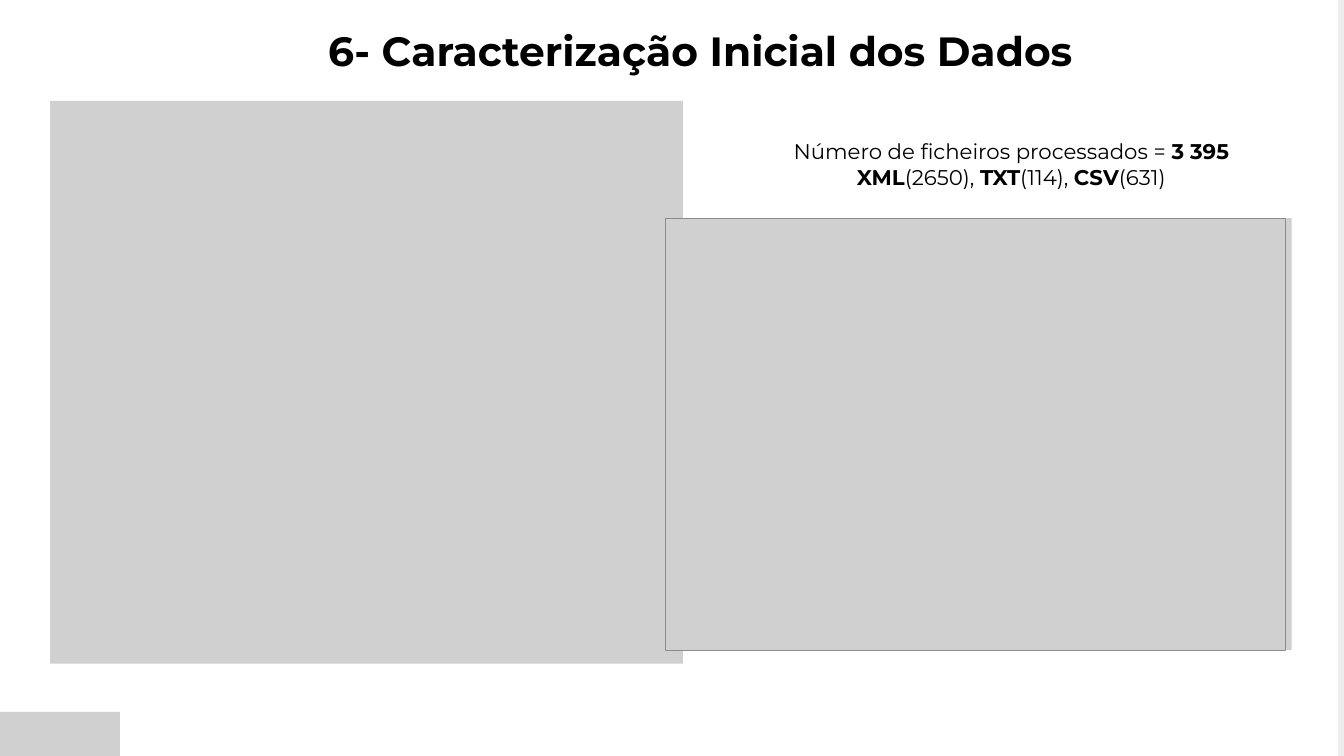
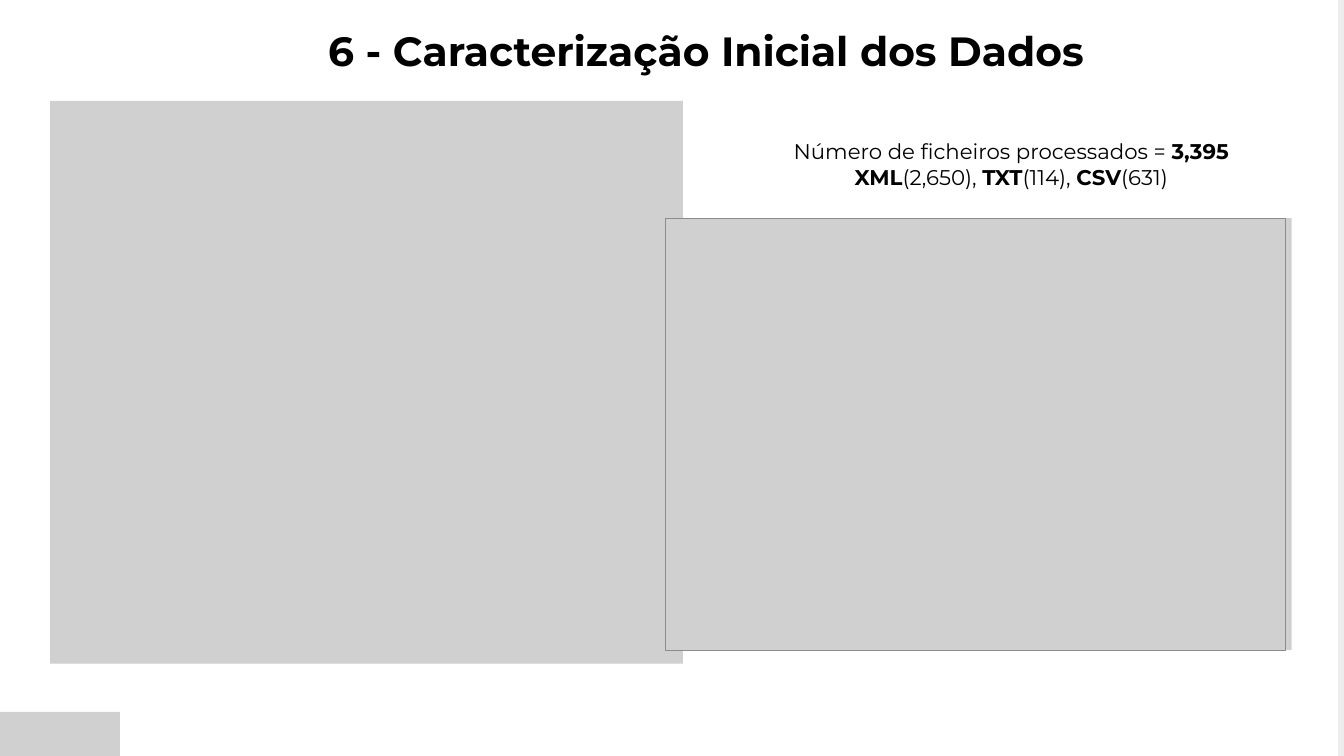
Before and after one commit to GoncaloGarranha/drug-recommender-system, a slide deck: slide 6 of docs/entregas/TFM-fase-desenvolvimento.pptx. Drawn at 1344x756 pixels with LibreOffice and Linux fonts; fonts in the diff are those of the drawing; grey boxes stand for pictures. Boxes give left, top, right and bottom in pixels: in the first picture for what was removed or moved away, otherwise in the second. Text is boxed around its words. In the diff, an @@ line names an element or a change of style, - is before the commit and + after.

Commit message:
las update on my ppt

```diff
--- a/docs/entregas/TFM-fase-desenvolvimento.pptx
+++ b/docs/entregas/TFM-fase-desenvolvimento.pptx
@@ text at (328, 34, 1084, 76): spaces changed @@
-6- Caracterização Inicial dos Dados
+6 - Caracterização Inicial dos Dados
@@ text at (794, 143, 1229, 189): text changed @@
-Número de ficheiros processados = 3 395
-XML(2650), TXT(114), CSV(631)
+Número de ficheiros processados = 3,395
+XML(2,650), TXT(114), CSV(631)
```
Also in this commit, not shown: 7 other slides changed, 1 slide added.
